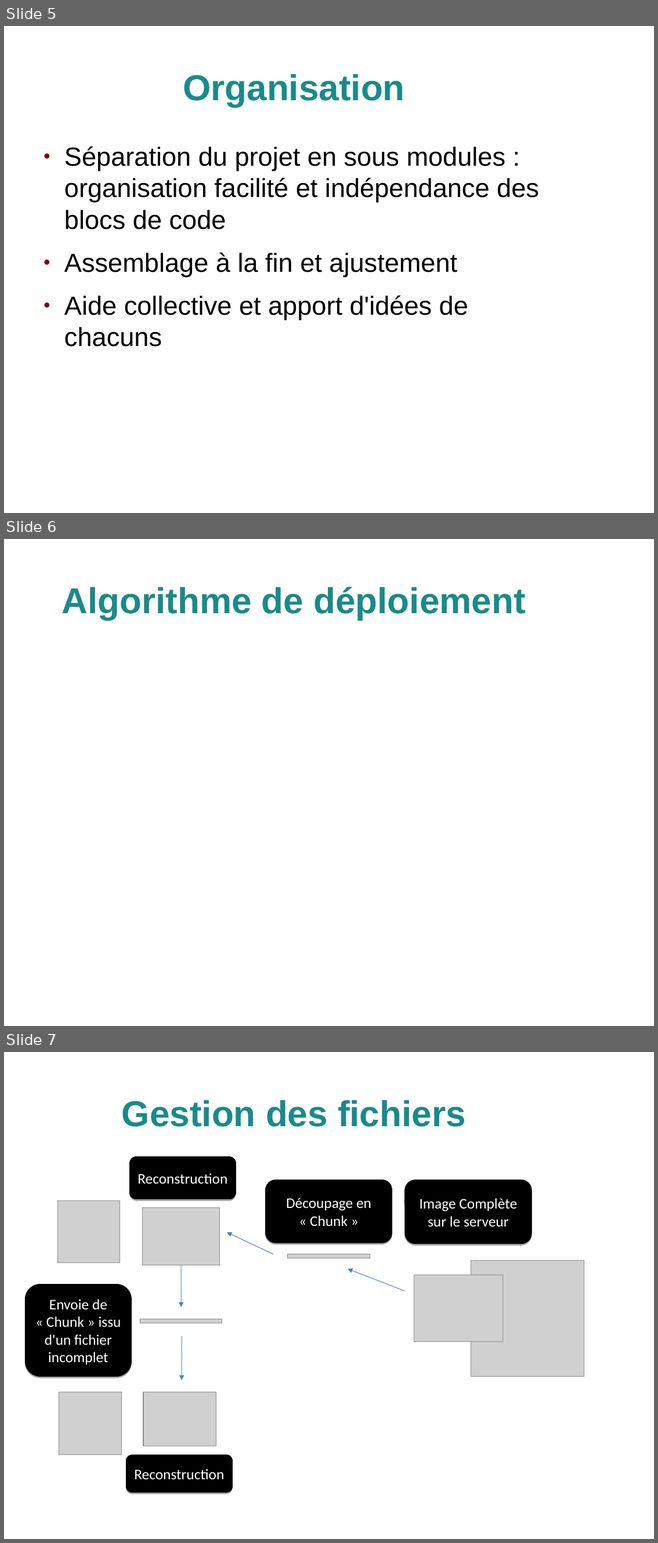
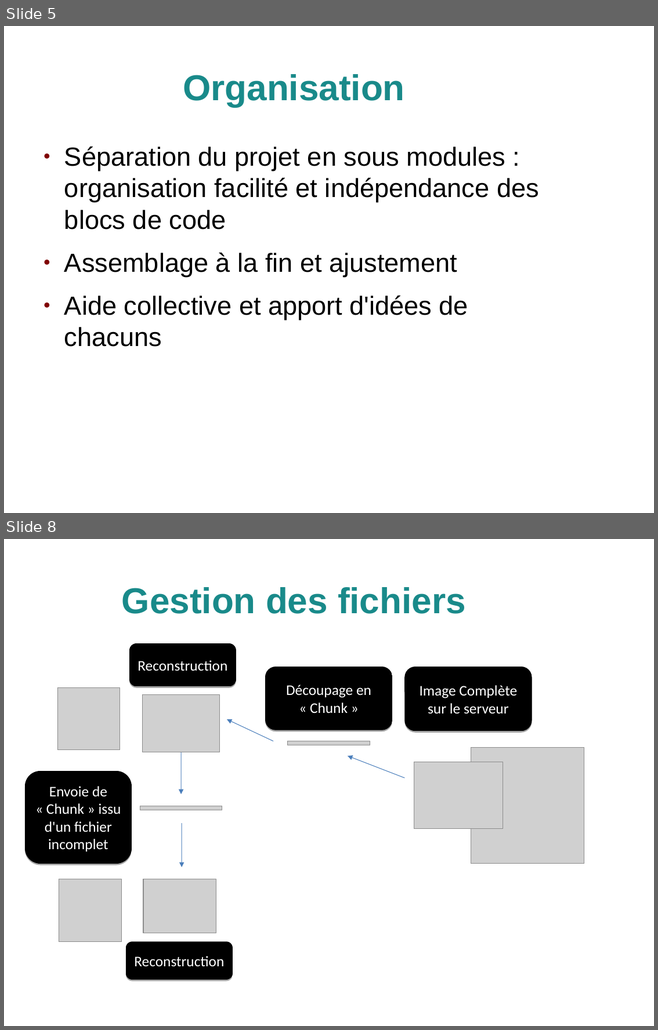
Before and after one commit to 64q/PolyPeer, a slide deck: doc/presentation/polypeer.odp. Shown one above the other, each under a label of ours: slides 5, 6 and 7 before the commit, slides 5 and 8 after it; the slides between them are not shown. The pictures are 658x1543 and 658x1030 pixels, drawn with LibreOffice and Linux fonts; fonts in the diff are those of the drawing; grey boxes stand for pictures; background and template pictures are left out. Boxes give left, top, right and bottom in pixels: in the first picture for what was removed or moved away, otherwise in the second. Text is boxed around its words. In the diff, an @@ line names an element or a change of style, - is before the commit and + after.

```diff
--- a/doc/presentation/polypeer.odp
+++ b/doc/presentation/polypeer.odp
@@ slide 6 removed at box(4, 539, 654, 1026), background picture (left out) @@
@@ title removed at box(61, 587, 525, 620) @@
-Algorithme de déploiement
@@ what was slide 7 is now slide 8 @@
```
Also in this commit, not shown: 2 slides changed, 2 slides added, 1 other file.
